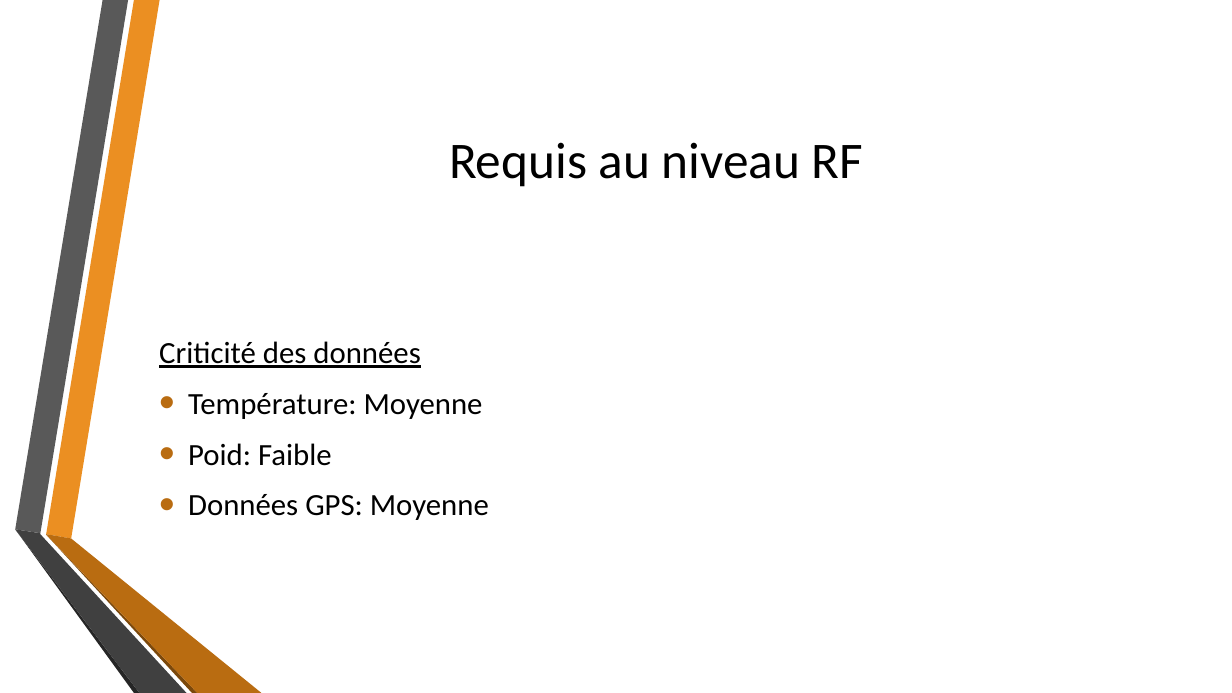
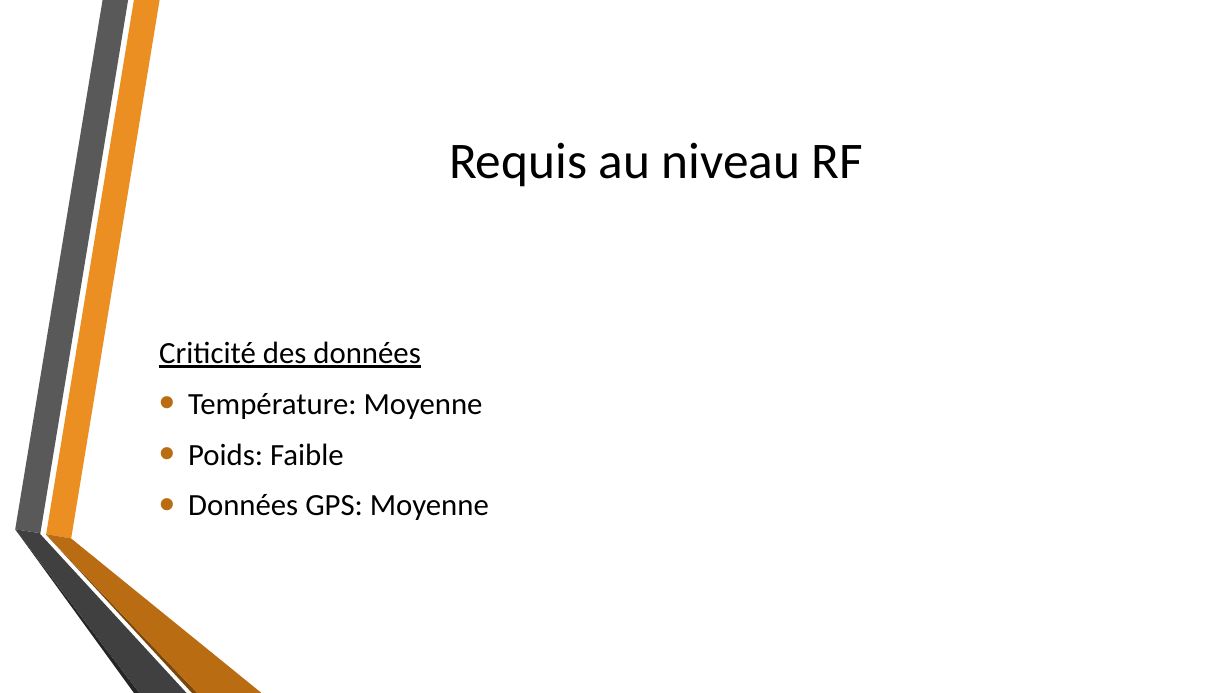
Before and after one commit to fisj2002/Projet_S6_Documentation, a slide deck: slide 12 of Dossier de Conception.pptx. Drawn at 1232x693 pixels with LibreOffice and Linux fonts; fonts in the diff are those of the drawing; background and template pictures are left out. Boxes give left, top, right and bottom in pixels: in the first picture for what was removed or moved away, otherwise in the second. Text is boxed around its words. In the diff, an @@ line names an element or a change of style, - is before the commit and + after.

```diff
--- a/Dossier de Conception.pptx
+++ b/Dossier de Conception.pptx
@@ text at <box>188,443,344,466</box>: text changed @@
-• Poid: Faible
+• Poids: Faible
```
Also in this commit, not shown: 8 other slides changed.
